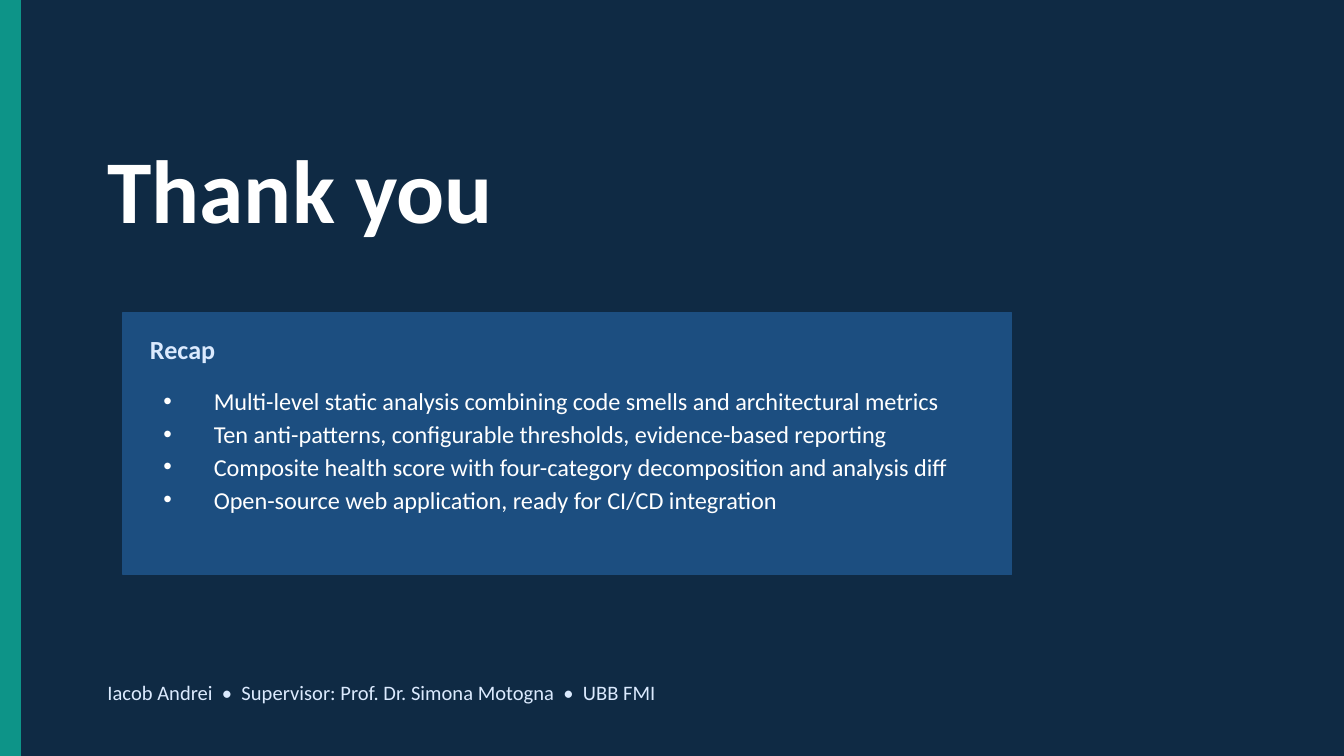
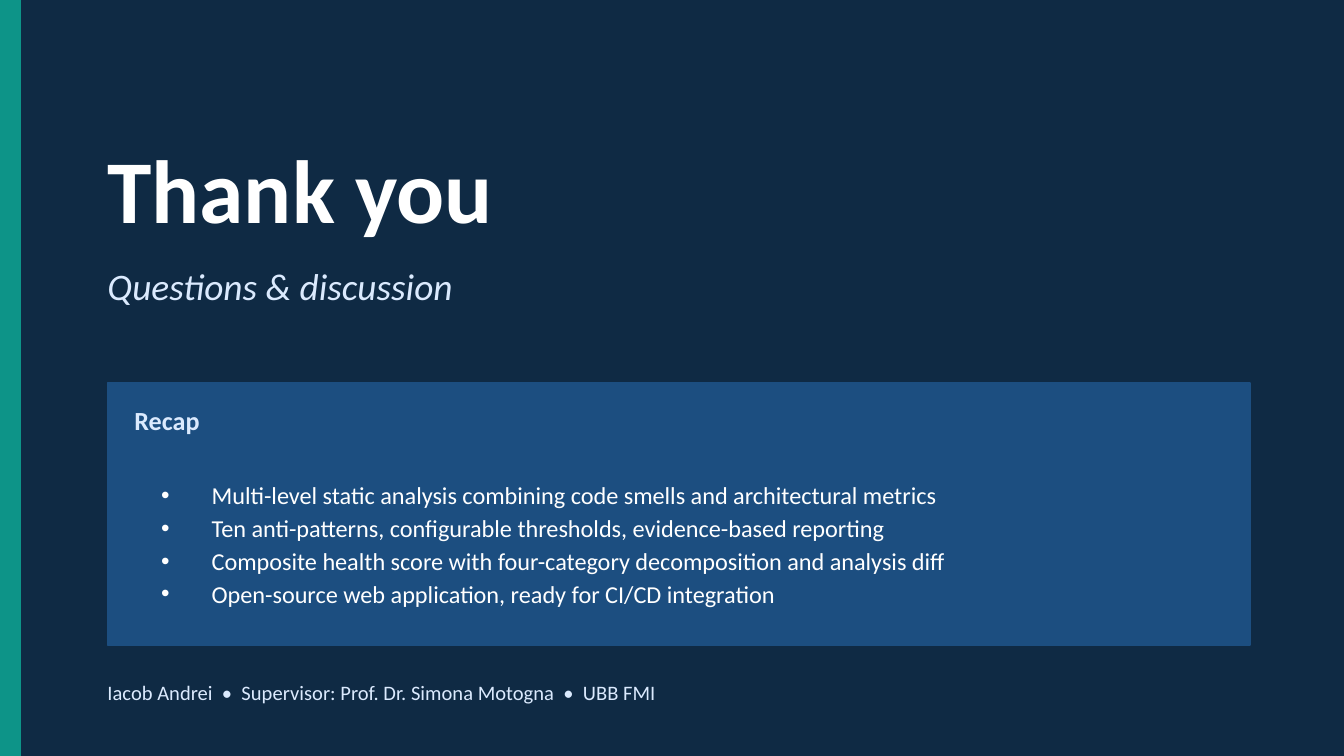
Before and after one commit to andrei45635/dissertation_backend, a slide deck: slide 12 of thesis/presentation/MSA_Detector_Defense.pptx. Drawn at 1344x756 pixels with LibreOffice and Linux fonts; fonts in the diff are those of the drawing. Boxes give left, top, right and bottom in pixels: in the first picture for what was removed or moved away, otherwise in the second. Text is boxed around its words. In the diff, an @@ line names an element or a change of style, - is before the commit and + after.

```diff
--- a/thesis/presentation/MSA_Detector_Defense.pptx
+++ b/thesis/presentation/MSA_Detector_Defense.pptx
@@ text added at [107, 274, 453, 305], 20 pt, text #DBEAFE, italic @@
+Questions & discussion
@@ rectangle: place and size @@
-rectangle at [124, 313, 1012, 575]
+rectangle at [108, 383, 1250, 645]
@@ text "Recap": place and size @@
-text "Recap" at [150, 342, 215, 363]
+text "Recap" at [134, 413, 199, 434]
@@ text "Multi-level static analysis combining code ...": place and size @@
-text "Multi-level static analysis combining code ..." at [214, 393, 946, 513]
+text "Multi-level static analysis combining code ..." at [212, 487, 944, 607]
```
Also in this commit, not shown: 5 other slides changed, 3 other files.
